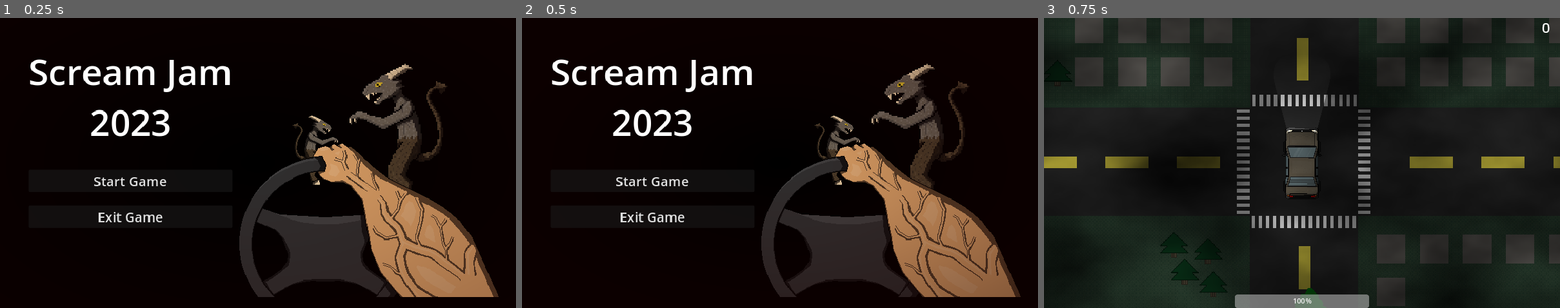
Above: before the commit, frames 1-3 (left to right).
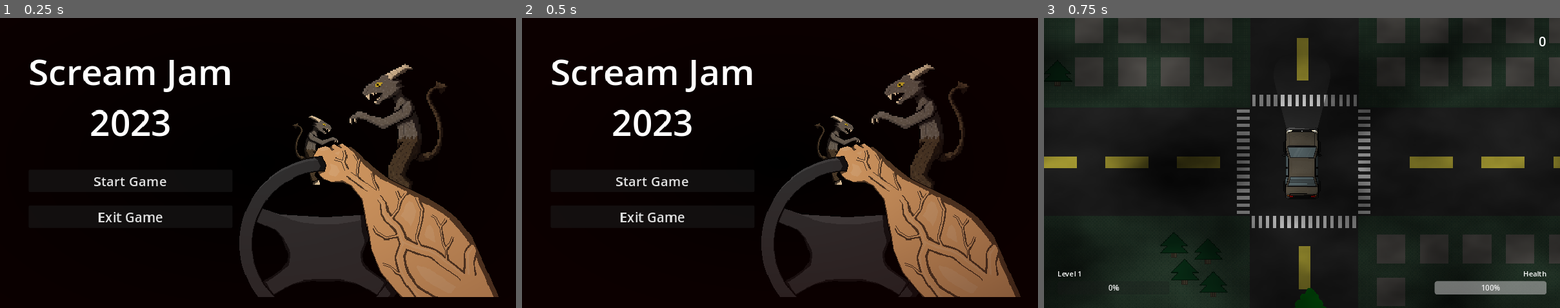
Above: after the commit, the same moments.

Repository: LeBulldoge/torqueterror
Game: Godot game, scene res://ui/main_menu.tscn
The game is run twice, just before and just after one commit, with the same random seed, the same clock (stepped at 60 frames per second) and the same inputs.
Inputs:
- Up to frame 1 (0.25 s): no input
- Up to frame 2 (0.5 s): no input
- Up to frame 3 (0.75 s): click "Start Game" at 0.5 s

Frames 1-2 are identical in both runs. In frame 3, 2.4% of the frame differs, in the area x 2-98%, y 1-100%.

Commit message:
Added experience

Diff:
--- /dev/null
+++ b/enemy/experience.tscn
@@ -0,0 +1,61 @@
+[gd_scene load_steps=6 format=3 uid="uid://ckpfdk2vrlleo"]
+
+[ext_resource type="Texture2D" uid="uid://6qeeq0etgy13" path="res://sprites/fireball.png" id="1_br8o6"]
+
+[sub_resource type="CircleShape2D" id="CircleShape2D_eiqvg"]
+radius = 27.1662
+
+[sub_resource type="Animation" id="Animation_x5koc"]
+length = 0.001
+tracks/0/type = "value"
+tracks/0/imported = false
+tracks/0/enabled = true
+tracks/0/path = NodePath("Sprite2D:position")
+tracks/0/interp = 1
+tracks/0/loop_wrap = true
+tracks/0/keys = {
+"times": PackedFloat32Array(0),
+"transitions": PackedFloat32Array(1),
+"update": 0,
+"values": [Vector2(0, 0)]
+}
+
+[sub_resource type="Animation" id="Animation_84awu"]
+resource_name = "float"
+length = 10.0
+loop_mode = 1
+tracks/0/type = "value"
+tracks/0/imported = false
+tracks/0/enabled = true
+tracks/0/path = NodePath("Sprite2D:position")
+tracks/0/interp = 1
+tracks/0/loop_wrap = true
+tracks/0/keys = {
+"times": PackedFloat32Array(0, 1.3, 2.6, 3.9, 5.7, 7.6, 8.8),
+"transitions": PackedFloat32Array(1, 0.574349, 2, 1.41421, 1, 1, 0.466516),
+"update": 0,
+"values": [Vector2(-10, 2.08165e-12), Vector2(-8, -5), Vector2(-1, -9), Vector2(11, -3), Vector2(9, 10), Vector2(2.08165e-12, 10), Vector2(-9, 8)]
+}
+
+[sub_resource type="AnimationLibrary" id="AnimationLibrary_rhsdv"]
+_data = {
+"RESET": SubResource("Animation_x5koc"),
+"float": SubResource("Animation_84awu")
+}
+
+[node name="Experience" type="RigidBody2D"]
+collision_layer = 128
+collision_mask = 256
+lock_rotation = true
+
+[node name="Sprite2D" type="Sprite2D" parent="."]
+texture = ExtResource("1_br8o6")
+
+[node name="CollisionShape2D" type="CollisionShape2D" parent="."]
+shape = SubResource("CircleShape2D_eiqvg")
+
+[node name="AnimationPlayer" type="AnimationPlayer" parent="."]
+autoplay = "float"
+libraries = {
+"": SubResource("AnimationLibrary_rhsdv")
+}
--- a/hud.gd
+++ /dev/null
@@ -1,19 +0,0 @@
-extends CanvasLayer
-
-
-# Called when the node enters the scene tree for the first time.
-func _ready():
-    pass # Replace with function body.
-
-
-# Called every frame. 'delta' is the elapsed time since the previous frame.
-func _process(_delta):
-    pass
-
-
-func display_health(health):
-    $HealthBar.value = health
-
-
-func display_score(score: int):
-    $Score.text = str(score)
--- a/main.gd
+++ b/main.gd
@@ -3,6 +3,8 @@
 
 var ranged_enemy_scene = preload("res://enemy/ranged_enemy.tscn")
 var melee_enemy_scene = preload("res://enemy/melee_enemy.tscn")
+var experience = preload("res://enemy/experience.tscn")
+
 
 func _ready():
     start_game()
@@ -11,6 +13,9 @@
     $HUD.display_health($Map/Player/HealthComponent.MAX_HEALTH)
     $Map/Player/HealthComponent.death.connect(game_over)
     GameState.score_changed.connect($HUD.display_score)
+    GameState.level_changed.connect($HUD.set_level)
+    GameState.experience_changed.connect($HUD.display_experience)
+    $HUD.set_level(GameState.level, GameState.get_level_requirement())
 
 
 func start_game():
@@ -21,6 +26,7 @@
     $SpawnTimer.stop()
     get_tree().call_group("enemies", "queue_free")
     get_tree().change_scene_to_file("res://ui/main_menu.tscn")
+    GameState.reset()
 
 
 func get_point_outside_viewport() -> Vector2:
@@ -48,7 +54,16 @@
 
     $Map.add_child(enemy)
     enemy.weapon.shoot_projectile.connect(_on_spawn_projectile)
-    enemy.get_node("HealthComponent").death.connect(GameState.add_score.bind(1))
+    var death = enemy.get_node("HealthComponent").death
+    death.connect(GameState.add_score.bind(1))
+    death.connect(spawn_experience.bind(enemy))
 
 func _on_spawn_projectile(projectile: Projectile):
     $Map.call_deferred("add_child", projectile)
+
+
+func spawn_experience(enemy: Enemy):
+    var e = experience.instantiate()
+    e.position = enemy.position
+
+    $Map.call_deferred("add_child", e)
--- a/main.tscn
+++ b/main.tscn
@@ -1,7 +1,7 @@
 [gd_scene load_steps=11 format=3 uid="uid://mn5kouylgoij"]
 
 [ext_resource type="Script" path="res://main.gd" id="1_mpdvn"]
-[ext_resource type="PackedScene" uid="uid://dlquo6hrey02w" path="res://scenes/hud.tscn" id="2_okvge"]
+[ext_resource type="PackedScene" uid="uid://dlquo6hrey02w" path="res://ui/hud.tscn" id="2_okvge"]
 [ext_resource type="Texture2D" uid="uid://cby16p73b56ck" path="res://sprites/map.png" id="3_jkukl"]
 [ext_resource type="PackedScene" uid="uid://b1bqbrxqh68jc" path="res://scenes/tree.tscn" id="4_j4jkh"]
 [ext_resource type="Script" path="res://scenes/fog.gd" id="4_tbovf"]
--- a/project.godot
+++ b/project.godot
@@ -54,6 +54,7 @@
 2d_physics/layer_4="enemy_weapons"
 2d_physics/layer_5="projectiles"
 2d_physics/layer_7="player_hurtbox"
+2d_physics/layer_8="experience"
 
 [physics]
 
--- a/scenes/hud.tscn
+++ /dev/null
@@ -1,31 +0,0 @@
-[gd_scene load_steps=2 format=3 uid="uid://dlquo6hrey02w"]
-
-[ext_resource type="Script" path="res://hud.gd" id="1_exnb2"]
-
-[node name="HUD" type="CanvasLayer"]
-script = ExtResource("1_exnb2")
-
-[node name="Score" type="Label" parent="."]
-anchors_preset = 1
-anchor_left = 1.0
-anchor_right = 1.0
-offset_left = -40.0
-offset_bottom = 23.0
-grow_horizontal = 0
-theme_override_font_sizes/font_size = 30
-text = "0"
-metadata/_edit_use_anchors_ = true
-
-[node name="HealthBar" type="ProgressBar" parent="."]
-anchors_preset = 7
-anchor_left = 0.5
-anchor_top = 1.0
-anchor_right = 0.5
-anchor_bottom = 1.0
-offset_left = -150.0
-offset_top = -30.0
-offset_right = 150.0
-grow_horizontal = 2
-grow_vertical = 0
-step = 1.0
-metadata/_edit_use_anchors_ = true
--- a/scripts/game_state.gd
+++ b/scripts/game_state.gd
@@ -7,10 +7,31 @@
 signal experience_changed(experience: float)
 var experience: float = 0.0
 
+signal level_changed(level: int, new_max: float)
+var level: int = 1
+
+
+func reset():
+    score = 0
+    experience = 0.0
+    level = 1
+
+
+func _level_up() -> void:
+    level += 1
+    level_changed.emit(level, get_level_requirement())
+
 
 func add_experience(value: float) -> void:
     experience += value
     experience_changed.emit(experience)
+    print(experience, "/", get_level_requirement())
+    if experience >= get_level_requirement():
+        _level_up()
+
+
+func get_level_requirement() -> float:
+    return pow(4.0, level) + 10.0
 
 
 func add_score(value: int) -> void:
--- /dev/null
+++ b/ui/hud.gd
@@ -0,0 +1,30 @@
+class_name HUD
+extends CanvasLayer
+
+
+func display_health(health: int):
+    $MarginContainer/Health/HealthBar.value = health
+
+
+func set_health_max(new_max: int):
+    $MarginContainer/Health/HealthBar.max_value = new_max
+
+
+func display_score(score: int):
+    $MarginContainer/Score.text = str(score)
+
+
+func set_level(level: int, new_max: float):
+    $MarginContainer/Experience/Label.text = "Level " + str(level)
+    set_experience_max(new_max)
+    set_experience_min($MarginContainer/Experience/ProgressBar.value)
+
+func display_experience(experience: float):
+    $MarginContainer/Experience/ProgressBar.value = experience
+
+func set_experience_max(new_max: float):
+    $MarginContainer/Experience/ProgressBar.max_value = new_max
+
+
+func set_experience_min(new_min: float):
+    $MarginContainer/Experience/ProgressBar.min_value = new_min
--- /dev/null
+++ b/ui/hud.tscn
@@ -0,0 +1,58 @@
+[gd_scene load_steps=2 format=3 uid="uid://dlquo6hrey02w"]
+
+[ext_resource type="Script" path="res://ui/hud.gd" id="1_exnb2"]
+
+[node name="HUD" type="CanvasLayer"]
+script = ExtResource("1_exnb2")
+
+[node name="MarginContainer" type="MarginContainer" parent="."]
+anchors_preset = 15
+anchor_right = 1.0
+anchor_bottom = 1.0
+grow_horizontal = 2
+grow_vertical = 2
+theme_override_constants/margin_left = 30
+theme_override_constants/margin_top = 30
+theme_override_constants/margin_right = 30
+theme_override_constants/margin_bottom = 30
+
+[node name="Score" type="Label" parent="MarginContainer"]
+layout_mode = 2
+size_flags_horizontal = 8
+size_flags_vertical = 0
+theme_override_font_sizes/font_size = 30
+text = "0"
+
+[node name="Experience" type="VBoxContainer" parent="MarginContainer"]
+layout_mode = 2
+size_flags_horizontal = 0
+size_flags_vertical = 8
+
+[node name="Label" type="Label" parent="MarginContainer/Experience"]
+layout_mode = 2
+text = "Exp"
+
+[node name="ProgressBar" type="ProgressBar" parent="MarginContainer/Experience"]
+custom_minimum_size = Vector2(250, 30)
+layout_mode = 2
+size_flags_horizontal = 0
+size_flags_vertical = 8
+max_value = 2.08165e-12
+
+[node name="Health" type="VBoxContainer" parent="MarginContainer"]
+layout_mode = 2
+size_flags_horizontal = 8
+size_flags_vertical = 8
+
+[node name="Label" type="Label" parent="MarginContainer/Health"]
+layout_mode = 2
+text = "Health"
+horizontal_alignment = 2
+
+[node name="HealthBar" type="ProgressBar" parent="MarginContainer/Health"]
+custom_minimum_size = Vector2(250, 30)
+layout_mode = 2
+size_flags_horizontal = 8
+size_flags_vertical = 8
+size_flags_stretch_ratio = 7.96
+step = 1.0
--- a/vehicle/player.gd
+++ b/vehicle/player.gd
@@ -51,3 +51,8 @@
     var damage = forward_velocity * velocity_damage_modifier
     var hb = area as HitBoxComponent
     hb.damage(damage)
+
+
+func _on_experience_component_body_entered(body: RigidBody2D):
+    GameState.add_experience(1)
+    body.queue_free()
--- a/vehicle/player.tscn
+++ b/vehicle/player.tscn
@@ -42,13 +42,20 @@
 [sub_resource type="RectangleShape2D" id="RectangleShape2D_yghwj"]
 size = Vector2(80, 23)
 
+[sub_resource type="CapsuleShape2D" id="CapsuleShape2D_4ieiy"]
+radius = 28.0
+height = 114.0
+
+[sub_resource type="CircleShape2D" id="CircleShape2D_j8qdt"]
+radius = 106.118
+
 [node name="Player" type="RigidBody2D"]
 collision_layer = 2
 collision_mask = 5
 physics_material_override = SubResource("PhysicsMaterial_gfhdm")
 angular_damp = 1.0
 script = ExtResource("1_28sia")
-velocity_damage_modifier = 0.2
+velocity_damage_modifier = 1.0
 speed = 500
 top_speed = 250
 stall_speed = 50
@@ -158,4 +165,29 @@
 position = Vector2(0, 77.5)
 shape = SubResource("RectangleShape2D_yghwj")
 
+[node name="ExperienceComponent" type="Area2D" parent="."]
+collision_layer = 256
+collision_mask = 128
+gravity_point = true
+gravity_point_center = Vector2(2.08165e-12, 2.08165e-12)
+gravity_direction = Vector2(2.08165e-12, 2.08165e-12)
+linear_damp = 1.0
+
+[node name="CollisionShape2D" type="CollisionShape2D" parent="ExperienceComponent"]
+shape = SubResource("CapsuleShape2D_4ieiy")
+
+[node name="GravityFunnel" type="Area2D" parent="ExperienceComponent"]
+collision_layer = 256
+collision_mask = 128
+gravity_space_override = 1
+gravity_point = true
+gravity_point_center = Vector2(2.08165e-12, 2.08165e-12)
+gravity_direction = Vector2(2.08165e-12, 2.08165e-12)
+linear_damp_space_override = 1
+linear_damp = 1.0
+
+[node name="CollisionShape2D" type="CollisionShape2D" parent="ExperienceComponent/GravityFunnel"]
+shape = SubResource("CircleShape2D_j8qdt")
+
 [connection signal="area_entered" from="HurtBoxComponent" to="." method="_on_hurt_box_component_area_entered"]
+[connection signal="body_entered" from="ExperienceComponent" to="." method="_on_experience_component_body_entered"]
Not shown: 1 places in vehicle/player.tscn that only renumber resources
